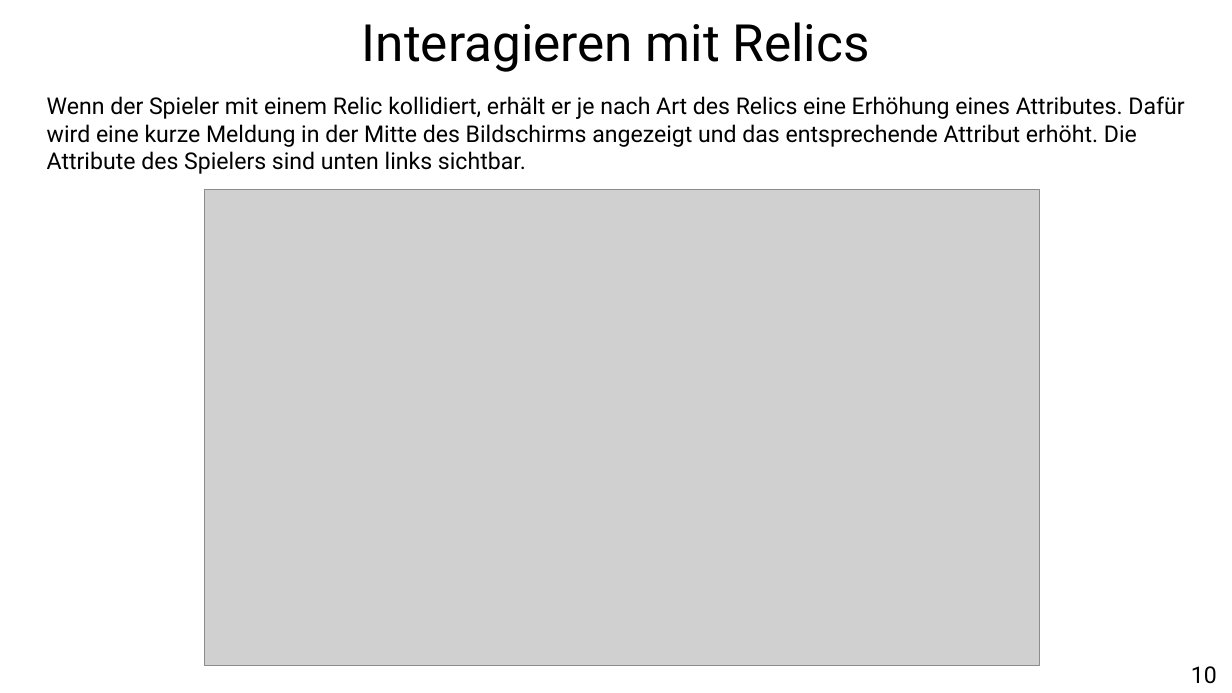
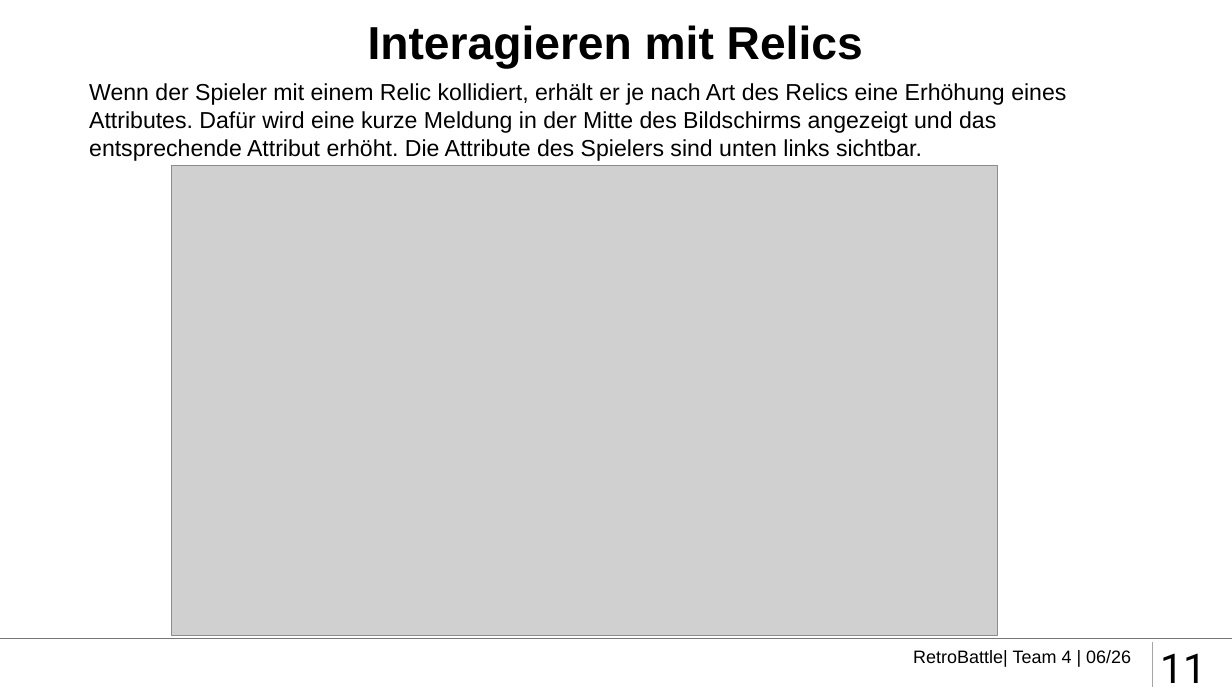
Before and after one commit to retroBattleDevs/retroBattle, a slide deck: slide 11 of etc/presentation/RetroBattle_Presentation.pptx (slide 10 before the commit). Drawn at 1232x693 pixels with LibreOffice and Linux fonts; fonts in the diff are those of the drawing; grey boxes stand for pictures; background and template pictures are left out. Boxes give left, top, right and bottom in pixels: in the first picture for what was removed or moved away, otherwise in the second. Text is boxed around its words. In the diff, an @@ line names an element or a change of style, - is before the commit and + after.

```diff
--- a/etc/presentation/RetroBattle_Presentation.pptx
+++ b/etc/presentation/RetroBattle_Presentation.pptx
@@ title "Interagieren mit Relics" at (368, 25, 863, 69): size 40 to 36 pt, font Roboto to Arial, bold on; less space between paragraphs @@
@@ text "Wenn der Spieler mit einem ...": place and size @@
-text "Wenn der Spieler mit einem ..." at (47, 96, 1184, 174)
+text "Wenn der Spieler mit einem ..." at (89, 83, 1066, 161)
@@ text "Wenn der Spieler mit einem ..." at (89, 83, 1066, 161): font Roboto to Arial @@
@@ picture: place and size @@
-picture at (204, 189, 1040, 665)
+picture at (172, 166, 998, 636)
@@ line added from (0, 639) to (1232, 639), #72777A 1 pt @@
@@ text added at (913, 650, 1131, 667), 14 pt, text #000000 @@
+RetroBattle| Team 4 | 06/26
@@ line added from (1153, 642) to (1153, 688), #A6A6A6 1 pt @@
@@ page number added at (1160, 653, 1206, 683), 32 pt, text #000000 @@
+11
@@ text removed at (1191, 666, 1217, 684) @@
-10
```
Also in this commit, not shown: 9 other slides changed, 6 slides added, 5 slides removed, 5 other files.
